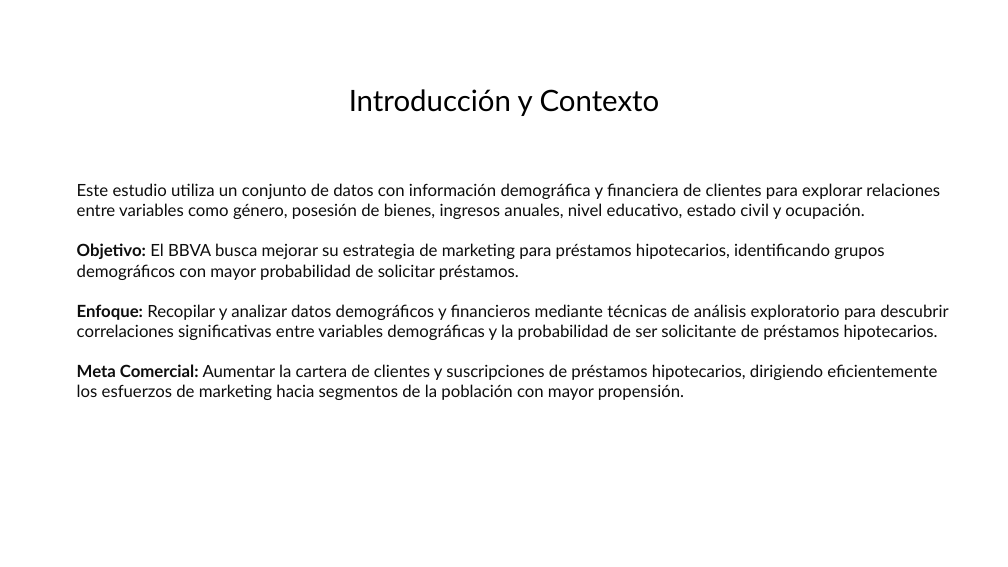
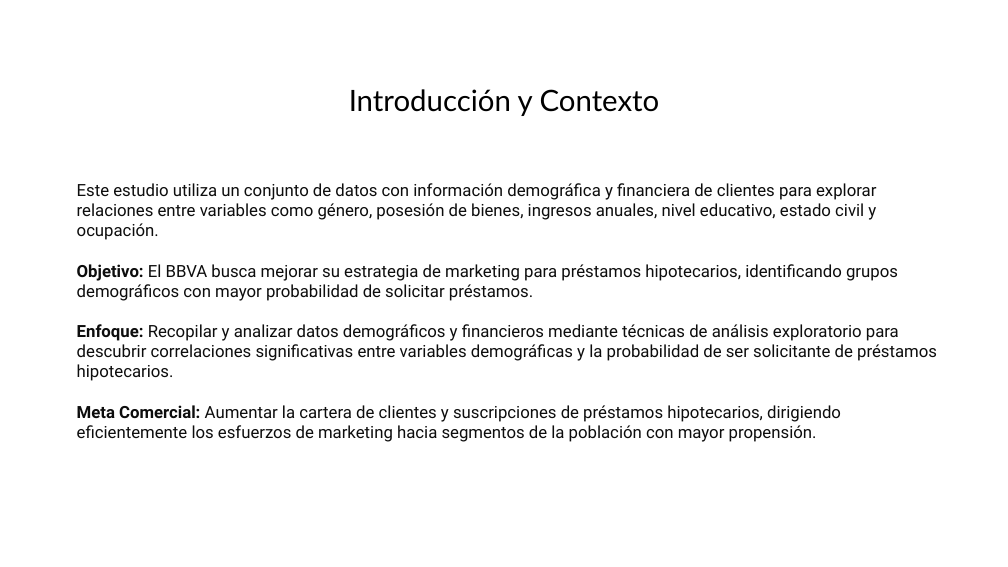
Before and after one commit to brayan084/pre-entregas, a slide deck: slide 3 of Predicción de aprobación de tarjeta de crédito.pptx. Drawn at 1008x567 pixels with LibreOffice and Linux fonts; fonts in the diff are those of the drawing. Boxes give left, top, right and bottom in pixels: in the first picture for what was removed or moved away, otherwise in the second. Text is boxed around its words. In the diff, an @@ line names an element or a change of style, - is before the commit and + after.

```diff
--- a/Predicción de aprobación de tarjeta de crédito.pptx
+++ b/Predicción de aprobación de tarjeta de crédito.pptx
@@ text "Este estudio utiliza un conjunto ..." at bbox=[77, 183, 937, 442]: font Lato to Roboto @@
```
Also in this commit, not shown: 3 other slides changed, 1 slide added.
